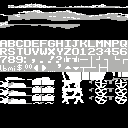
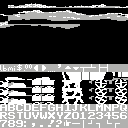
Comparing the layer stacks of the two 128×128 images. Changes:
painted on "text" over box(0, 40, 128, 128)
